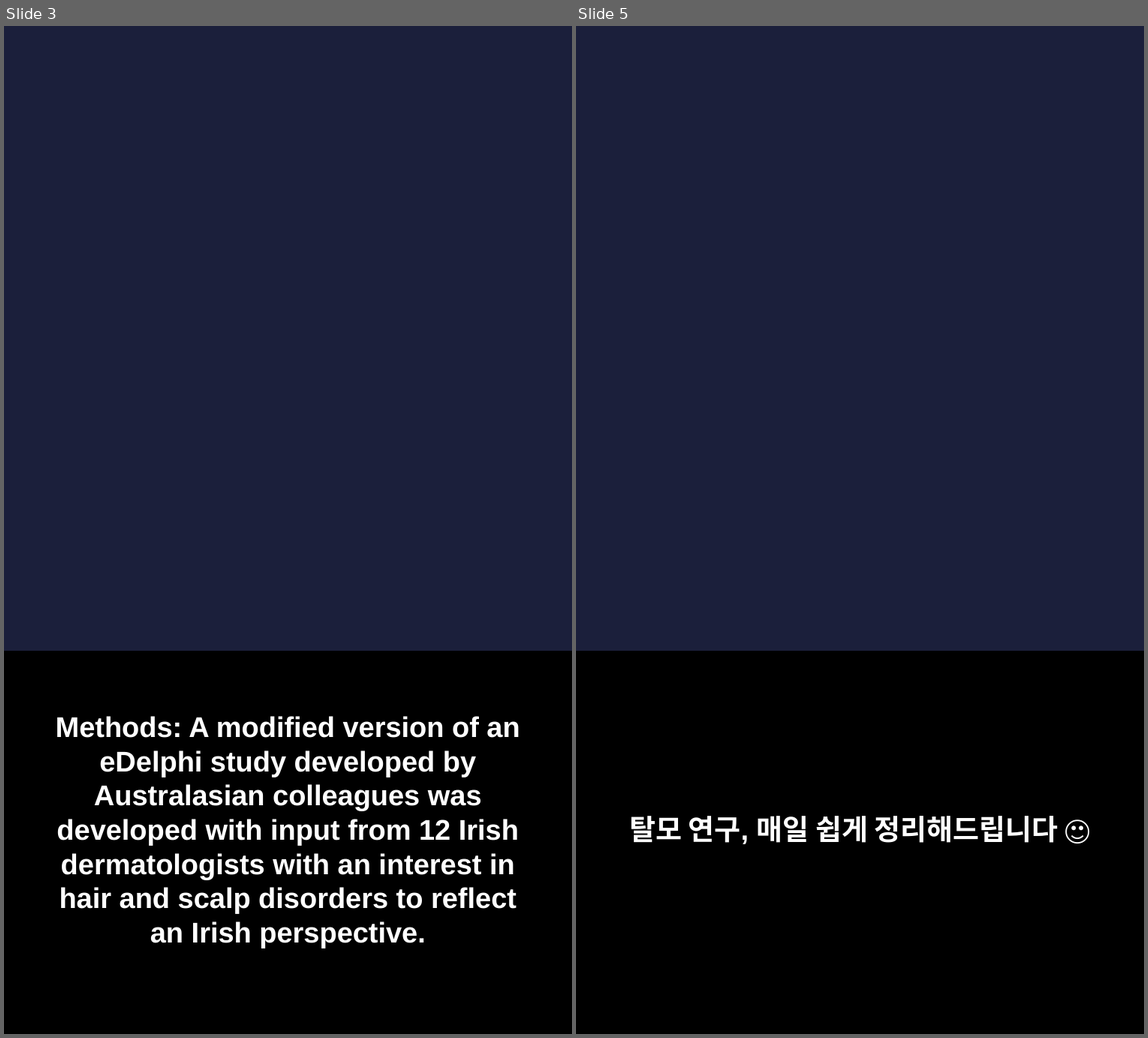
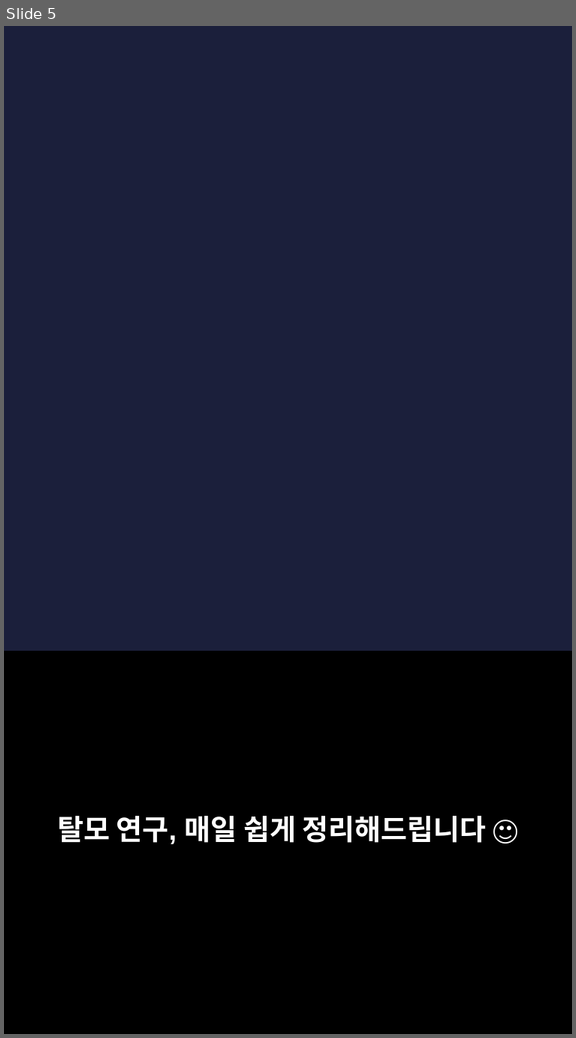
Before and after one commit to hyokang2010-BJ-ANTH/product-builder-test, a slide deck: pwa/data/latest/slides.pptx. Shown side by side, each under a label of ours: slides 3 and 5 before the commit, slide 5 after it; the slides between them are not shown. The pictures are 1148x1038 and 576x1038 pixels, drawn with LibreOffice and Linux fonts; fonts in the diff are those of the drawing; background and template pictures are left out. Boxes give left, top, right and bottom in pixels: in the first picture for what was removed or moved away, otherwise in the second. Text is boxed around its words. In the diff, an @@ line names an element or a change of style, - is before the commit and + after.

```diff
--- a/pwa/data/latest/slides.pptx
+++ b/pwa/data/latest/slides.pptx
@@ slide 3 removed at (4,26,572,1034), background picture (left out) @@
@@ rectangle removed at (4,652,572,1034) @@
@@ text removed at (56,716,519,948) @@
-Methods: A modified version of an eDelphi study developed by Australasian colleagues was developed with input from 12 Irish dermatologists with an interest in hair and scalp disorders to reflect an Irish perspective.
```
Also in this commit, not shown: 3 slides changed, 5 slides added, 3 other slides removed, 26 other files.
